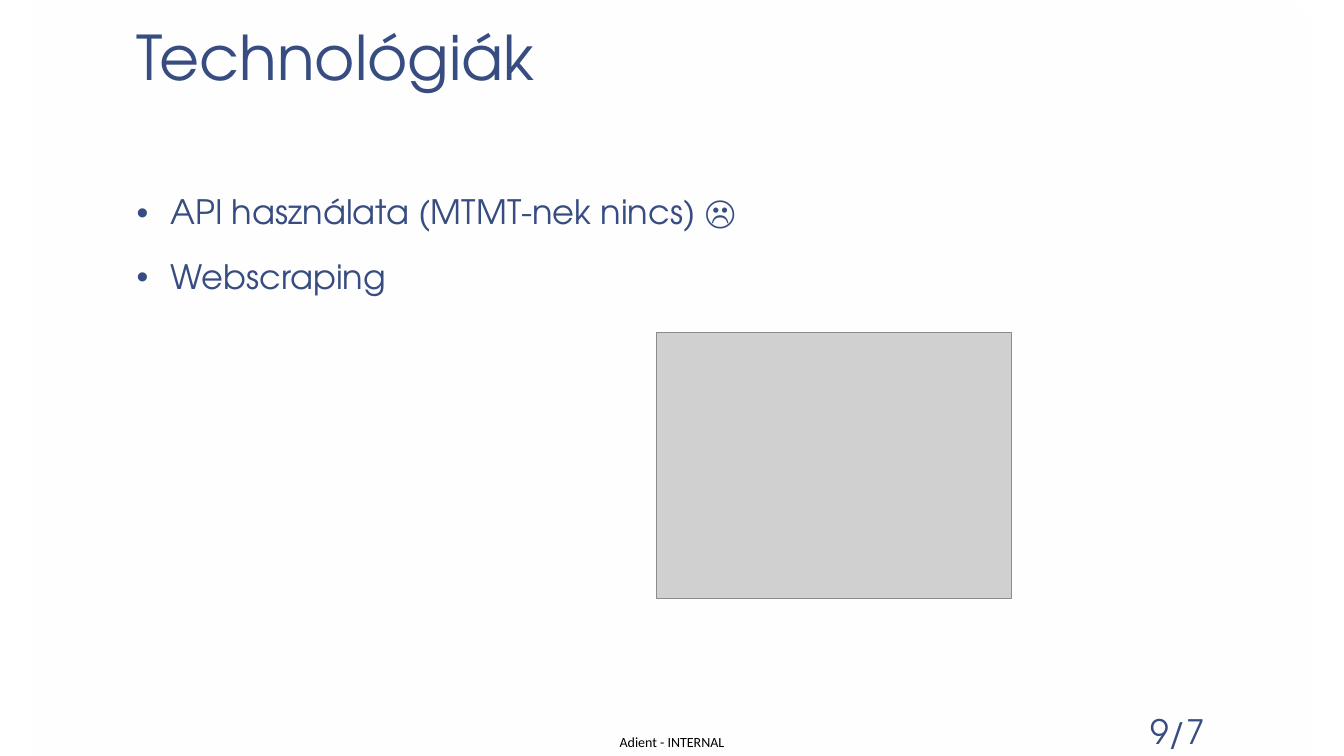
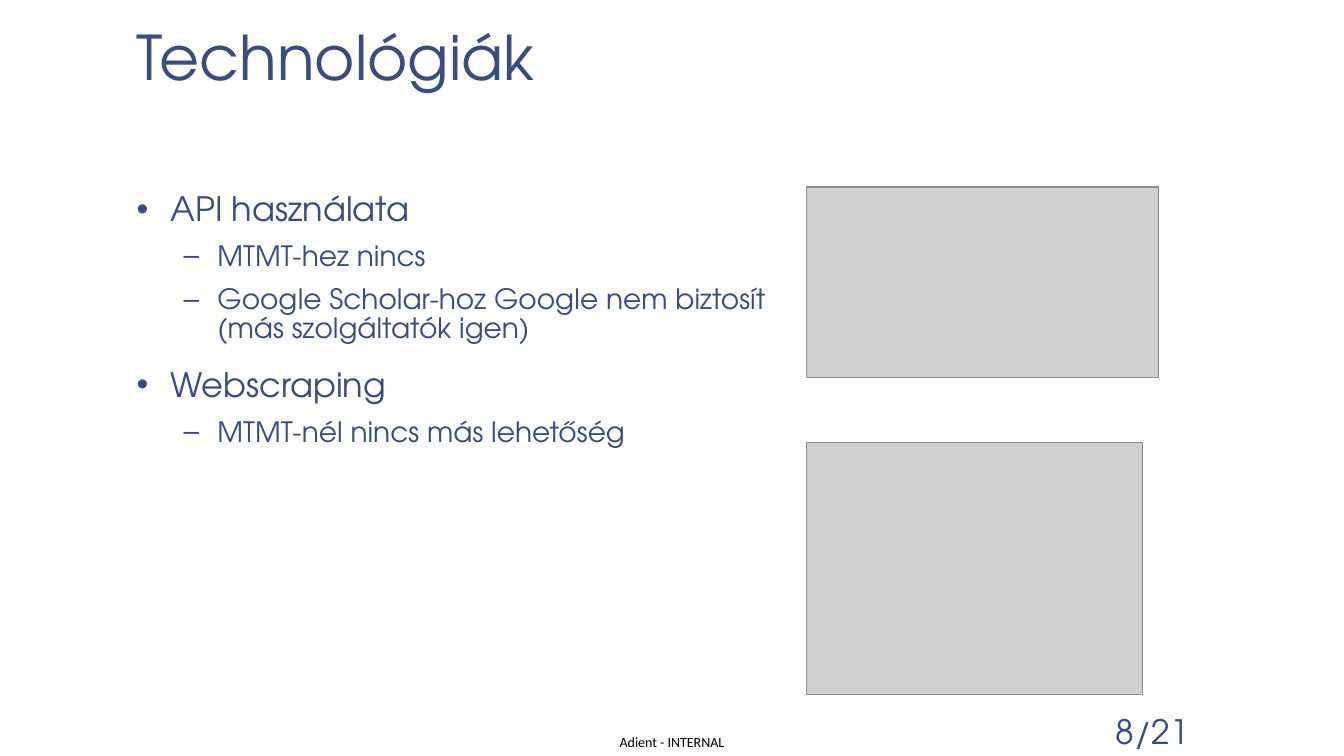
Before and after one commit to patmik2012/PubSync, a slide deck: slide 8 of Publikációs listák szinkronizálása.pptx (slide 7 before the commit). Drawn at 1344x756 pixels with LibreOffice and Linux fonts; fonts in the diff are those of the drawing; grey boxes stand for pictures; background and template pictures are left out. Boxes give left, top, right and bottom in pixels: in the first picture for what was removed or moved away, otherwise in the second. Text is boxed around its words. In the diff, an @@ line names an element or a change of style, - is before the commit and + after.

```diff
--- a/Publikációs listák szinkronizálása.pptx
+++ b/Publikációs listák szinkronizálása.pptx
@@ text at (170, 195, 765, 344): text changed; size 24 to 20 pt @@
-• API használata (MTMT-nek nincs) ☹
+• API használata
+  – MTMT-hez nincs
+  – Google Scholar-hoz Google nem biztosít (más szolgáltatók igen)
@@ picture added at (807, 188, 1158, 378) @@
@@ text at (170, 372, 386, 405): line spacing 0.95 to 0.85 @@
@@ text at (217, 420, 625, 448): paragraph added @@
+  – MTMT-nél nincs más lehetőség
@@ picture: place and size @@
-picture at (656, 333, 1011, 599)
+picture at (807, 443, 1142, 695)
@@ page number added at (1116, 718, 1189, 749), 24 pt, text #374C81 @@
+8/21
@@ page number removed at (1150, 718, 1204, 749) @@
-9/7
```
Also in this commit, not shown: 15 other slides changed, 3 slides added, 1 slide removed, 4 other files.
